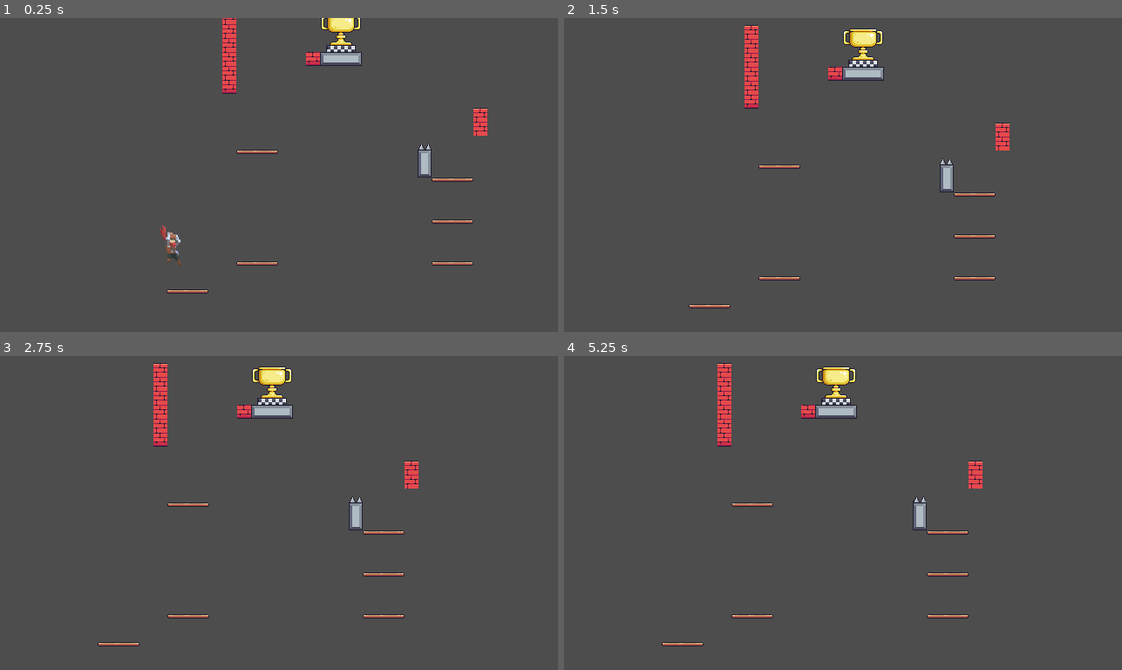
Above: before the commit, frames 1-4 (two rows, left to right).
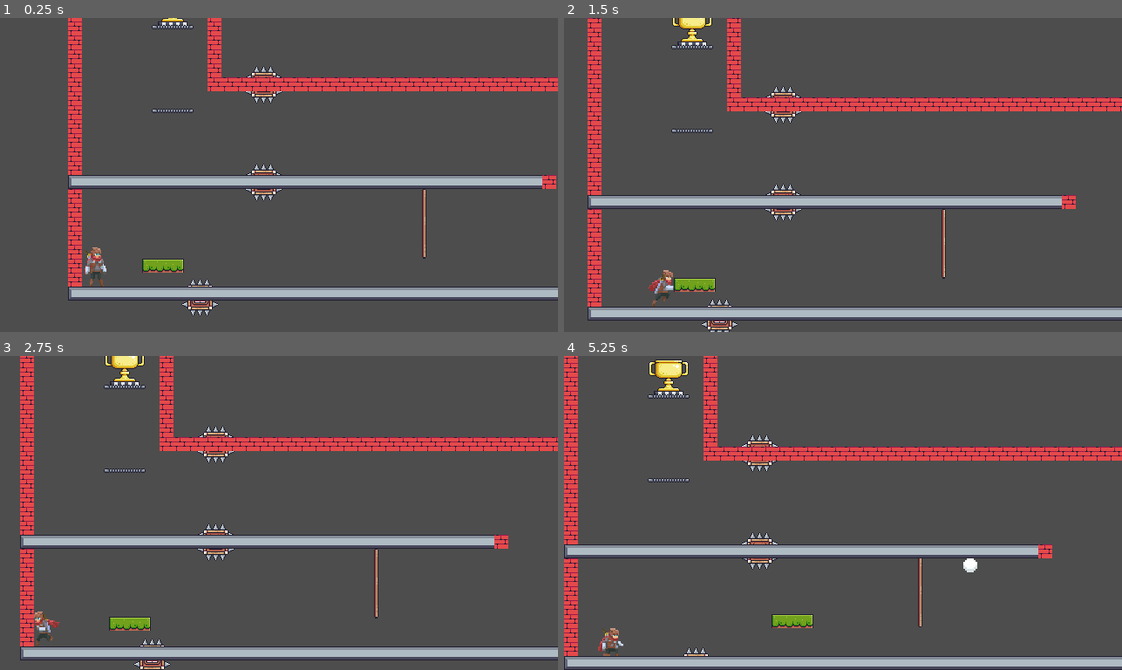
Above: after the commit, the same moments.

Repository: DeVelox/Niro
Game: Godot game, scene res://main.tscn
Same seed, same stepped clock (60 frames per second), same inputs: the game is played once before the commit and once after it.
Inputs:
- Up to frame 1 (0.25 s): no input
- Up to frame 2 (1.5 s): hold S (crouch) 0.53-1.28 s; hold D (right) from 0.53 s (still down); tap Space (dedicated_jump) at 0.77 s; tap Shift (dash) at 1.35 s
- Up to frame 3 (2.75 s): tap Space (dedicated_jump) at 1.52 s; release D (right) at 2.03 s; hold A (left) from 2.03 s (still down); tap F (interact) at 2.1 s
- Up to frame 4 (5.25 s): release A (left) at 2.78 s; hold D (right) 2.78-4.28 s; tap S (crouch) at 2.85 s; tap Space (dedicated_jump) at 3.02, 3.77, 4.52 s; tap Shift (dash) at 3.6 s; hold A (left) 4.28-5.03 s; tap F (interact) at 4.35 s; hold D (right) from 5.03 s (still down); hold S (crouch) from 5.03 s (still down)

The runs differ from the first frame. In frame 1, 16% of the frame differs, in the area x 12-100%, y 0-95%; in frame 2, 17%; in frame 3, 17%; in frame 4, 18%, in the area x 0-100%, y 0-100%.

Commit message:
Added moving platform

Diff:
--- a/levels/chest/chest-1.tscn
+++ b/levels/chest/chest-1.tscn
@@ -3,8 +3,8 @@
 [ext_resource type="Script" path="res://prefabs/level.gd" id="1_2l88x"]
 [ext_resource type="PackedScene" uid="uid://bb44qdp7l5m62" path="res://prefabs/tilemap.tscn" id="2_vdjtn"]
 [ext_resource type="Texture2D" uid="uid://db77q8vpkwc6c" path="res://temp/terrain/Green.png" id="3_cafnh"]
-[ext_resource type="PackedScene" uid="uid://ci5vyem1ovtxr" path="res://prefabs/platform.tscn" id="4_yy47e"]
-[ext_resource type="PackedScene" uid="uid://bf8vfl1pp2oct" path="res://prefabs/platform_thin.tscn" id="5_ree8x"]
+[ext_resource type="PackedScene" uid="uid://ci5vyem1ovtxr" path="res://prefabs/deprecated/platform.tscn" id="4_yy47e"]
+[ext_resource type="PackedScene" uid="uid://bf8vfl1pp2oct" path="res://prefabs/deprecated/platform_thin.tscn" id="5_ree8x"]
 
 [node name="Level" type="Node2D"]
 script = ExtResource("1_2l88x")
--- a/levels/lukas/Level1.tscn
+++ b/levels/lukas/Level1.tscn
@@ -1,12 +1,13 @@
-[gd_scene load_steps=8 format=3 uid="uid://53ls83xtsqte"]
+[gd_scene load_steps=9 format=3 uid="uid://53ls83xtsqte"]
 
 [ext_resource type="Script" path="res://prefabs/level.gd" id="1_7v4ea"]
 [ext_resource type="PackedScene" uid="uid://bb44qdp7l5m62" path="res://prefabs/tilemap.tscn" id="2_28buv"]
 [ext_resource type="PackedScene" uid="uid://ba4txqq0320sd" path="res://prefabs/spikes.tscn" id="2_wlfhr"]
 [ext_resource type="PackedScene" uid="uid://88mqupj5ekgp" path="res://prefabs/level_switcher.tscn" id="4_eaweb"]
-[ext_resource type="PackedScene" uid="uid://bf8vfl1pp2oct" path="res://prefabs/platform_thin.tscn" id="5_040r7"]
+[ext_resource type="PackedScene" uid="uid://bf8vfl1pp2oct" path="res://prefabs/deprecated/platform_thin.tscn" id="5_040r7"]
 [ext_resource type="PackedScene" uid="uid://lnpjdxepd4ie" path="res://prefabs/rope_climb.tscn" id="6_rr3m4"]
 [ext_resource type="PackedScene" uid="uid://xb2j8y63c4j8" path="res://prefabs/bullet_spawner.tscn" id="7_puxd5"]
+[ext_resource type="PackedScene" uid="uid://blfhtcik60aay" path="res://prefabs/moving_platform.tscn" id="8_ecwq6"]
 
 [node name="Level" type="Node2D"]
 script = ExtResource("1_7v4ea")
@@ -40,3 +41,15 @@
 
 [node name="BulletSpawner" parent="." instance=ExtResource("7_puxd5")]
 position = Vector2(628, 150)
+
+[node name="Spawn" type="Marker2D" parent="."]
+position = Vector2(16, 328)
+
+[node name="Tilemap2" parent="." instance=ExtResource("2_28buv")]
+collision_animatable = true
+layer_0/tile_data = PackedInt32Array(-131068, 393216, 0, -131067, 458752, 0, -131066, 524288, 0)
+
+[node name="MovingPlatform" parent="." node_paths=PackedStringArray("tilemap") instance=ExtResource("8_ecwq6")]
+direction = Vector2(200, -20)
+speed = 0.5
+tilemap = NodePath("../Tilemap2")
--- a/levels/lukas/level2.tscn
+++ b/levels/lukas/level2.tscn
@@ -4,7 +4,7 @@
 [ext_resource type="Script" path="res://prefabs/level.gd" id="1_fre70"]
 [ext_resource type="PackedScene" uid="uid://ba4txqq0320sd" path="res://prefabs/spikes.tscn" id="1_pylbm"]
 [ext_resource type="PackedScene" uid="uid://b7lw1iu6kcbpg" path="res://prefabs/rockfall.tscn" id="4_ri6rb"]
-[ext_resource type="PackedScene" uid="uid://bf8vfl1pp2oct" path="res://prefabs/platform_thin.tscn" id="5_6h0tq"]
+[ext_resource type="PackedScene" uid="uid://bf8vfl1pp2oct" path="res://prefabs/deprecated/platform_thin.tscn" id="5_6h0tq"]
 [ext_resource type="PackedScene" uid="uid://88mqupj5ekgp" path="res://prefabs/level_switcher.tscn" id="5_c138p"]
 
 [node name="level" type="Node2D"]
--- a/main.tscn
+++ b/main.tscn
@@ -4,7 +4,7 @@
 
 [node name="Main" type="Node"]
 script = ExtResource("1_qd4cp")
-current_scene = "res://boss1/phase1/scene1.tscn"
+current_scene = "res://levels/lukas/Level1.tscn"
 
 [node name="Spawn" type="Marker2D" parent="."]
 position = Vector2(130, 260)
--- a/prefabs/explosion.tscn
+++ b/prefabs/deprecated/explosion.tscn
@@ -1,6 +1,6 @@
 [gd_scene load_steps=6 format=3 uid="uid://cyhd4k3titmr"]
 
-[ext_resource type="Script" path="res://prefabs/explosion.gd" id="1_hxdhh"]
+[ext_resource type="Script" path="res://prefabs/deprecated/explosion.gd" id="1_hxdhh"]
 [ext_resource type="Texture2D" uid="uid://da1teyfixnggi" path="res://icon.svg" id="2_n486s"]
 
 [sub_resource type="RectangleShape2D" id="RectangleShape2D_ri0j5"]
--- /dev/null
+++ b/prefabs/moving_platform.gd
@@ -0,0 +1,27 @@
+extends Node
+
+@export var direction: Vector2
+@export var speed: float
+@export var tilemap: TileMap
+
+@onready var path: Path2D = $Path2D
+@onready var follow: PathFollow2D = $Path2D/PathFollow2D
+@onready var animation: AnimationPlayer = $AnimationPlayer
+@onready var remote: RemoteTransform2D = $Path2D/PathFollow2D/RemoteTransform2D
+
+
+# Called when the node enters the scene tree for the first time.
+func _ready() -> void:
+	if direction:
+		path.curve.set_point_position(1, direction)
+	if speed:
+		animation.speed_scale = speed
+	if tilemap:
+		path.add_child(tilemap.duplicate())
+		remote.remote_path = path.get_child(1).get_path()
+		tilemap.queue_free()
+
+
+# Called every frame. 'delta' is the elapsed time since the previous frame.
+func _process(_delta: float) -> void:
+	pass
--- /dev/null
+++ b/prefabs/moving_platform.tscn
@@ -0,0 +1,50 @@
+[gd_scene load_steps=5 format=3 uid="uid://blfhtcik60aay"]
+
+[ext_resource type="Script" path="res://prefabs/moving_platform.gd" id="1_bhaho"]
+
+[sub_resource type="Curve2D" id="Curve2D_jernl"]
+_data = {
+"points": PackedVector2Array(0, 0, 0, 0, 0, 0, 0, 0, 0, 0, 0, -64)
+}
+point_count = 2
+
+[sub_resource type="Animation" id="Animation_gq50t"]
+resource_name = "progress"
+length = 2.0
+loop_mode = 1
+tracks/0/type = "value"
+tracks/0/imported = false
+tracks/0/enabled = true
+tracks/0/path = NodePath("Path2D/PathFollow2D:progress_ratio")
+tracks/0/interp = 1
+tracks/0/loop_wrap = true
+tracks/0/keys = {
+"times": PackedFloat32Array(0, 1, 2),
+"transitions": PackedFloat32Array(-2, -2, -2),
+"update": 0,
+"values": [0.0, 1.0, 0.0]
+}
+
+[sub_resource type="AnimationLibrary" id="AnimationLibrary_rtudm"]
+_data = {
+"progress": SubResource("Animation_gq50t")
+}
+
+[node name="MovingPlatform" type="Node"]
+script = ExtResource("1_bhaho")
+
+[node name="Path2D" type="Path2D" parent="."]
+curve = SubResource("Curve2D_jernl")
+
+[node name="PathFollow2D" type="PathFollow2D" parent="Path2D"]
+position = Vector2(0, 360)
+v_offset = 360.0
+rotates = false
+
+[node name="RemoteTransform2D" type="RemoteTransform2D" parent="Path2D/PathFollow2D"]
+
+[node name="AnimationPlayer" type="AnimationPlayer" parent="."]
+libraries = {
+"": SubResource("AnimationLibrary_rtudm")
+}
+autoplay = "progress"
--- a/prefabs/tilemap.tscn
+++ b/prefabs/tilemap.tscn
@@ -457,7 +457,7 @@
 8:10/0/physics_layer_2/angular_velocity = 0.0
 
 [sub_resource type="TileSetScenesCollectionSource" id="TileSetScenesCollectionSource_5n8h1"]
-resource_name = "Crumble"
+resource_name = "Prefabs"
 scenes/1/scene = ExtResource("2_1n421")
 
 [sub_resource type="TileSet" id="TileSet_4vjsb"]
Renamed: prefabs/explosion.gd -> prefabs/deprecated/explosion.gd
Not shown: 1 places in prefabs/deprecated/platform.tscn that only renumber resources
Renamed: prefabs/platform_thin.tscn -> prefabs/deprecated/platform_thin.tscn
